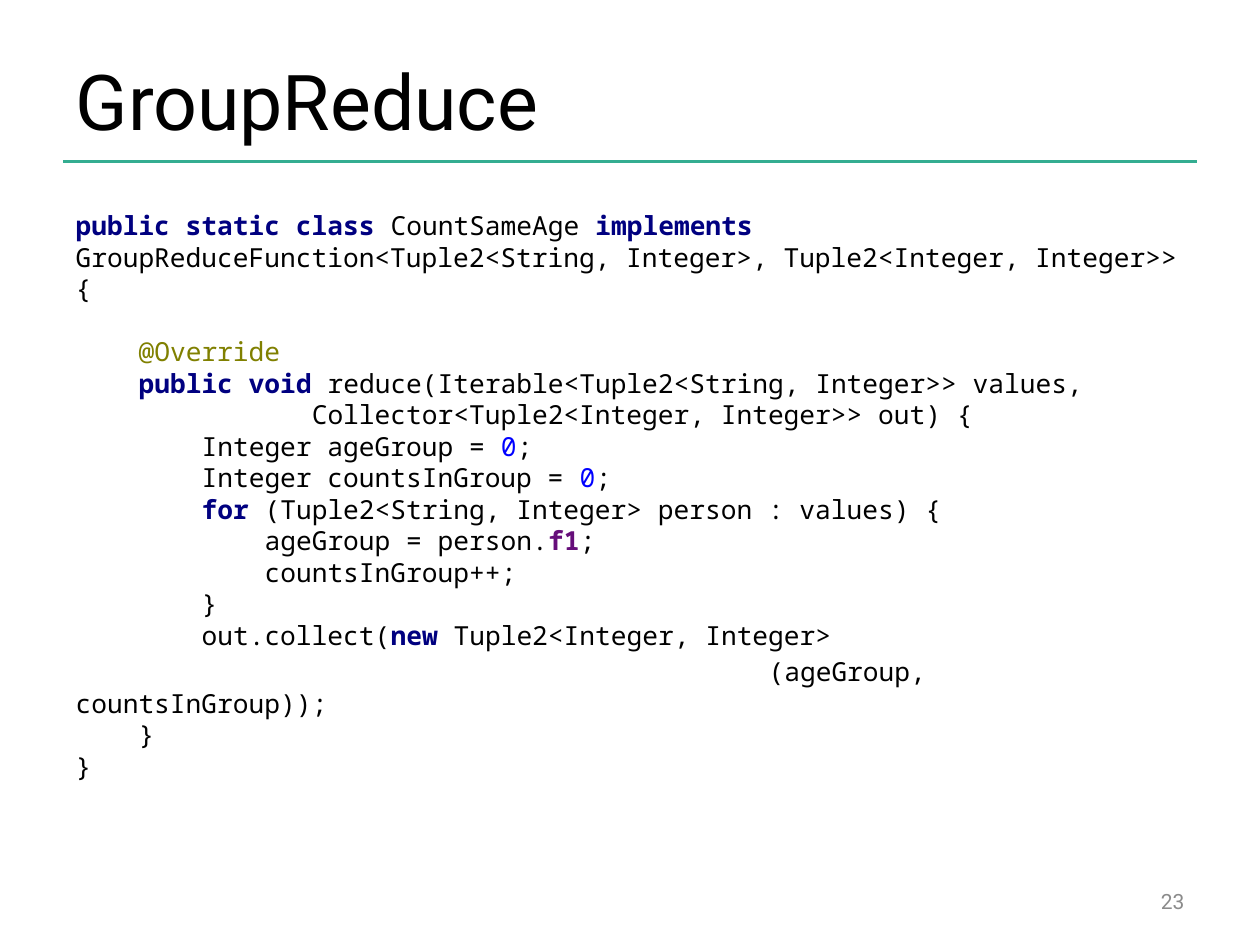
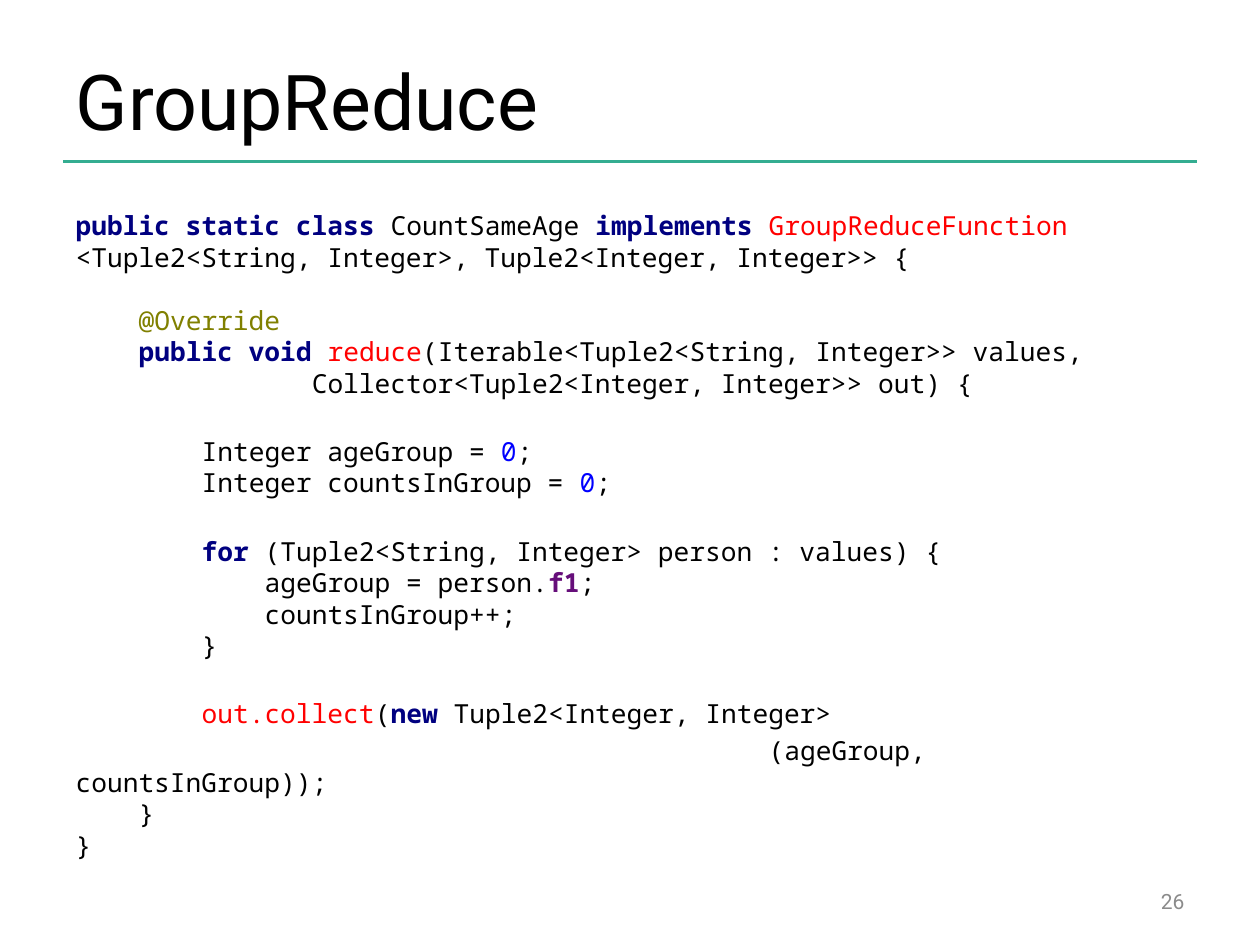
Before and after one commit to dataArtisans/flink-training-web, a slide deck: slide 26 of slides/flink_batch_basics.pptx (slide 23 before the commit). Drawn at 1260x945 pixels with LibreOffice and Linux fonts; fonts in the diff are those of the drawing; background and template pictures are left out. Boxes give left, top, right and bottom in pixels: in the first picture for what was removed or moved away, otherwise in the second. Text is boxed around its words. In the diff, an @@ line names an element or a change of style, - is before the commit and + after.

```diff
--- a/slides/flink_batch_basics.pptx
+++ b/slides/flink_batch_basics.pptx
@@ text at bbox=[76, 214, 1083, 730]: text changed @@
-public static class CountSameAge implements GroupReduceFunction<Tuple2<String, Integer>, Tuple2<Integer, Integer>> {
-@Override
-public void reduce(Iterable<Tuple2<String, Integer>> values, Collector<Tuple2<Integer, Integer>> out) {
-Integer ageGroup = 0;
-Integer countsInGroup = 0;
-for (Tuple2<String, Integer> person : values) {
-ageGroup = person.f1;
-countsInGroup++;
-}
-out.collect(new Tuple2<Integer, Integer>
+public static class CountSameAge implements GroupReduceFunction <Tuple2<String, Integer>, Tuple2<Integer, Integer>> {
+@Override
+public void reduce(Iterable<Tuple2<String, Integer>> values, Collector<Tuple2<Integer, Integer>> out) {
+Integer ageGroup = 0;
+Integer countsInGroup = 0;
+for (Tuple2<String, Integer> person : values) {
+ageGroup = person.f1;
+countsInGroup++;
+}
+out.collect(new Tuple2<Integer, Integer>
@@ page number at bbox=[1161, 894, 1185, 909]: text changed @@
-23
+26
```
Also in this commit, not shown: 12 other slides changed, 8 slides added, 5 slides removed.
